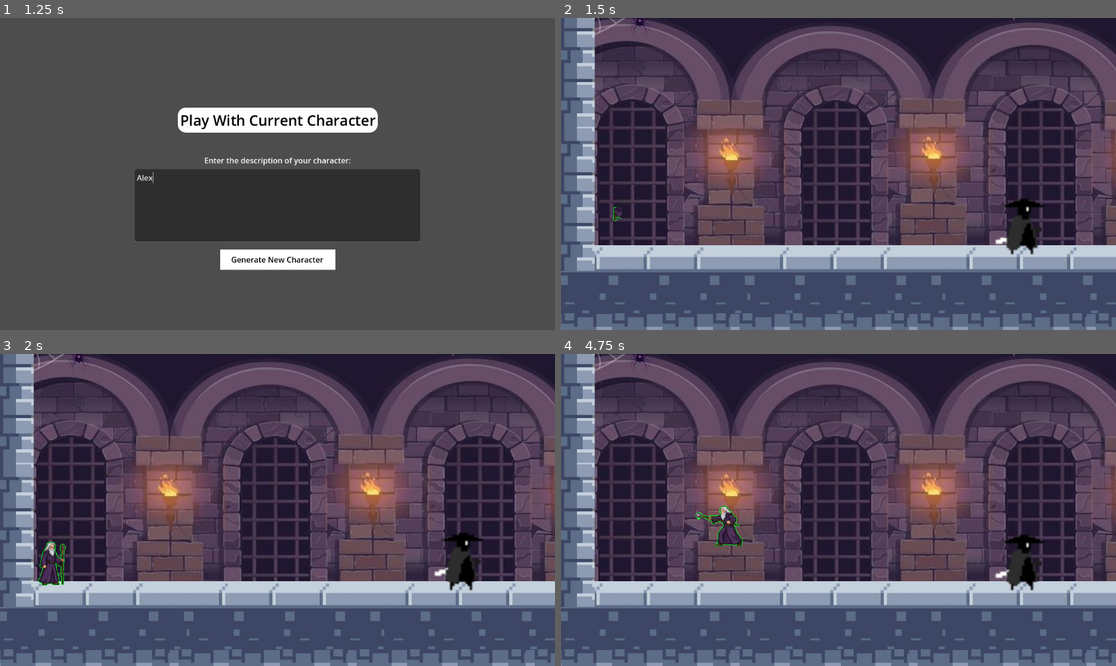
Above: before the commit, frames 1-4 (two rows, left to right).
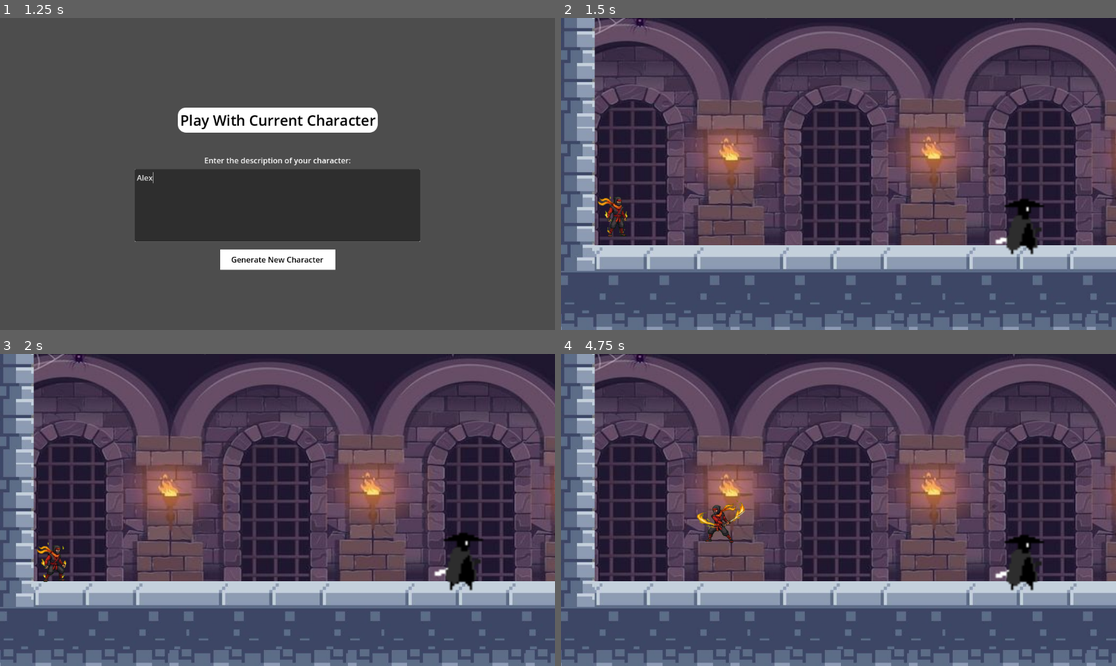
Above: after the commit, the same moments.

Repository: skyler-simpson/senior_design
Game: Godot game, scene res://Scenes/main_menu.tscn
The game is run twice, just before and just after one commit, with the same random seed, the same clock (stepped at 60 frames per second) and the same inputs.
Inputs (mouse positions are in pixels of both pictures, inside the frame that each line leads up to):
- Up to frame 1 (1.25 s): click (277, 205) at 0.52 s; type "Alex" at 0.6 s
- Up to frame 2 (1.5 s): click "Play With Current Character" at 1.25 s
- Up to frame 3 (2 s): no input
- Up to frame 4 (4.75 s): tap Enter (ui_accept) at 2, 2.27, 3.02, 4.52 s; move the mouse to (960, 494) at 2.02 s; hold A (move_right) 2.03-3.53 s; click (960, 494) at 2.1 s; move the mouse to (727, 525) at 2.77 s; click (727, 525) at 2.85 s; move the mouse to (894, 441) at 3.52 s; hold D (move_left) 3.53-4.28 s; right-click (894, 441) at 3.6 s; click (894, 441) at 3.8 s; move the mouse to (810, 572) at 4.27 s; hold A (move_right) from 4.28 s (still down); click (810, 572) at 4.35 s

Frame 1 is identical in both runs. In frame 2, 0.3% of the frame differs, in the area x 6-13%, y 57-71%; in frame 3, 0.5%; in frame 4, 0.7%, in the area x 24-34%, y 46-62%.

Commit message:
The pipeline is workinggit status

Diff:
--- a/src/Game Code/senior-design-project/Scenes/DarkSamurai.tscn
+++ b/src/Game Code/senior-design-project/Scenes/DarkSamurai.tscn
@@ -1,9 +1,9 @@
-[gd_scene load_steps=50 format=3 uid="uid://cyep4jp51tgi1"]
+[gd_scene load_steps=48 format=3 uid="uid://cyep4jp51tgi1"]
 
 [ext_resource type="Texture2D" uid="uid://dgnd6ukwfkv3d" path="res://Characters/Dark Samurai/DarkSamurai (64x64).png" id="1_jdu6q"]
 [ext_resource type="Script" uid="uid://pdx5yi0bik0w" path="res://Scenes/dark_samurai.gd" id="1_o0lna"]
 [ext_resource type="Shader" uid="uid://bils26opklynl" path="res://Scenes/remove_background.gdshader" id="2_ry6i8"]
-[ext_resource type="Texture2D" uid="uid://dabujji520hvs" path="res://Characters/TestingSprites/superman.png" id="5_sh0fd"]
+[ext_resource type="Texture2D" uid="uid://tketakmusafd" path="res://Characters/TestingSprites/game_image.png" id="3_ry6i8"]
 
 [sub_resource type="ShaderMaterial" id="ShaderMaterial_sh0fd"]
 shader = ExtResource("2_ry6i8")
@@ -11,24 +11,24 @@
 shader_parameter/tolerance = 0.2
 
 [sub_resource type="AtlasTexture" id="AtlasTexture_qnffg"]
-atlas = ExtResource("5_sh0fd")
-region = Rect2(0, 573, 188, 187)
+atlas = ExtResource("3_ry6i8")
+region = Rect2(0, 384, 128, 128)
 
 [sub_resource type="AtlasTexture" id="AtlasTexture_yc6j0"]
-atlas = ExtResource("5_sh0fd")
-region = Rect2(188, 573, 188, 187)
+atlas = ExtResource("3_ry6i8")
+region = Rect2(128, 384, 128, 128)
 
 [sub_resource type="AtlasTexture" id="AtlasTexture_0flfj"]
-atlas = ExtResource("5_sh0fd")
-region = Rect2(376, 573, 188, 187)
+atlas = ExtResource("3_ry6i8")
+region = Rect2(256, 384, 128, 128)
 
 [sub_resource type="AtlasTexture" id="AtlasTexture_yuuon"]
-atlas = ExtResource("5_sh0fd")
-region = Rect2(564, 573, 188, 187)
+atlas = ExtResource("3_ry6i8")
+region = Rect2(384, 384, 128, 128)
 
 [sub_resource type="AtlasTexture" id="AtlasTexture_ndt5e"]
-atlas = ExtResource("5_sh0fd")
-region = Rect2(752, 573, 188, 187)
+atlas = ExtResource("3_ry6i8")
+region = Rect2(512, 384, 128, 128)
 
 [sub_resource type="AtlasTexture" id="AtlasTexture_d0th6"]
 atlas = ExtResource("1_jdu6q")
@@ -74,18 +74,6 @@
 atlas = ExtResource("1_jdu6q")
 region = Rect2(448, 0, 64, 64)
 
-[sub_resource type="AtlasTexture" id="AtlasTexture_er4rn"]
-atlas = ExtResource("5_sh0fd")
-region = Rect2(0, 947, 188, 187)
-
-[sub_resource type="AtlasTexture" id="AtlasTexture_jmi8h"]
-atlas = ExtResource("5_sh0fd")
-region = Rect2(188, 947, 188, 187)
-
-[sub_resource type="AtlasTexture" id="AtlasTexture_x1yv7"]
-atlas = ExtResource("5_sh0fd")
-region = Rect2(376, 947, 188, 187)
-
 [sub_resource type="AtlasTexture" id="AtlasTexture_wtyr8"]
 atlas = ExtResource("1_jdu6q")
 region = Rect2(0, 320, 64, 64)
@@ -103,76 +91,80 @@
 region = Rect2(192, 320, 64, 64)
 
 [sub_resource type="AtlasTexture" id="AtlasTexture_pav62"]
-atlas = ExtResource("5_sh0fd")
-region = Rect2(0, 760, 188, 187)
+atlas = ExtResource("3_ry6i8")
+region = Rect2(0, 512, 128, 128)
 
 [sub_resource type="AtlasTexture" id="AtlasTexture_5ix66"]
-atlas = ExtResource("5_sh0fd")
-region = Rect2(188, 760, 188, 187)
+atlas = ExtResource("3_ry6i8")
+region = Rect2(128, 512, 128, 128)
 
 [sub_resource type="AtlasTexture" id="AtlasTexture_fhjkt"]
-atlas = ExtResource("5_sh0fd")
-region = Rect2(376, 760, 188, 187)
+atlas = ExtResource("3_ry6i8")
+region = Rect2(256, 512, 128, 128)
+
+[sub_resource type="AtlasTexture" id="AtlasTexture_3s06p"]
+atlas = ExtResource("3_ry6i8")
+region = Rect2(0, 0, 128, 128)
+
+[sub_resource type="AtlasTexture" id="AtlasTexture_wqdgv"]
+atlas = ExtResource("3_ry6i8")
+region = Rect2(128, 0, 128, 128)
+
+[sub_resource type="AtlasTexture" id="AtlasTexture_7nocx"]
+atlas = ExtResource("3_ry6i8")
+region = Rect2(256, 0, 128, 128)
+
+[sub_resource type="AtlasTexture" id="AtlasTexture_vgs03"]
+atlas = ExtResource("3_ry6i8")
+region = Rect2(384, 0, 128, 128)
+
+[sub_resource type="AtlasTexture" id="AtlasTexture_w2loj"]
+atlas = ExtResource("3_ry6i8")
+region = Rect2(512, 0, 128, 128)
+
+[sub_resource type="AtlasTexture" id="AtlasTexture_xovqh"]
+atlas = ExtResource("3_ry6i8")
+region = Rect2(0, 256, 128, 128)
+
+[sub_resource type="AtlasTexture" id="AtlasTexture_8cwhm"]
+atlas = ExtResource("3_ry6i8")
+region = Rect2(128, 256, 128, 128)
+
+[sub_resource type="AtlasTexture" id="AtlasTexture_mk68b"]
+atlas = ExtResource("3_ry6i8")
+region = Rect2(256, 256, 128, 128)
+
+[sub_resource type="AtlasTexture" id="AtlasTexture_7fa67"]
+atlas = ExtResource("3_ry6i8")
+region = Rect2(384, 256, 128, 128)
+
+[sub_resource type="AtlasTexture" id="AtlasTexture_fgxcd"]
+atlas = ExtResource("3_ry6i8")
+region = Rect2(512, 256, 128, 128)
+
+[sub_resource type="AtlasTexture" id="AtlasTexture_lyrkx"]
+atlas = ExtResource("3_ry6i8")
+region = Rect2(128, 0, 128, 128)
 
 [sub_resource type="AtlasTexture" id="AtlasTexture_env8q"]
-atlas = ExtResource("5_sh0fd")
-region = Rect2(0, 12, 188, 187)
+atlas = ExtResource("3_ry6i8")
+region = Rect2(0, 128, 128, 128)
 
 [sub_resource type="AtlasTexture" id="AtlasTexture_c313r"]
-atlas = ExtResource("5_sh0fd")
-region = Rect2(188, 12, 188, 187)
+atlas = ExtResource("3_ry6i8")
+region = Rect2(128, 128, 128, 128)
 
 [sub_resource type="AtlasTexture" id="AtlasTexture_2jwyr"]
-atlas = ExtResource("5_sh0fd")
-region = Rect2(376, 12, 188, 187)
+atlas = ExtResource("3_ry6i8")
+region = Rect2(256, 128, 128, 128)
 
 [sub_resource type="AtlasTexture" id="AtlasTexture_v5n7y"]
-atlas = ExtResource("5_sh0fd")
-region = Rect2(564, 12, 188, 187)
+atlas = ExtResource("3_ry6i8")
+region = Rect2(384, 128, 128, 128)
 
 [sub_resource type="AtlasTexture" id="AtlasTexture_xlvcm"]
-atlas = ExtResource("5_sh0fd")
-region = Rect2(752, 12, 188, 187)
-
-[sub_resource type="AtlasTexture" id="AtlasTexture_3s06p"]
-atlas = ExtResource("5_sh0fd")
-region = Rect2(0, 386, 188, 187)
-
-[sub_resource type="AtlasTexture" id="AtlasTexture_wqdgv"]
-atlas = ExtResource("5_sh0fd")
-region = Rect2(188, 386, 188, 187)
-
-[sub_resource type="AtlasTexture" id="AtlasTexture_7nocx"]
-atlas = ExtResource("5_sh0fd")
-region = Rect2(376, 386, 188, 187)
-
-[sub_resource type="AtlasTexture" id="AtlasTexture_vgs03"]
-atlas = ExtResource("5_sh0fd")
-region = Rect2(564, 386, 188, 187)
-
-[sub_resource type="AtlasTexture" id="AtlasTexture_w2loj"]
-atlas = ExtResource("5_sh0fd")
-region = Rect2(752, 386, 188, 187)
-
-[sub_resource type="AtlasTexture" id="AtlasTexture_xovqh"]
-atlas = ExtResource("5_sh0fd")
-region = Rect2(0, 199, 188, 187)
-
-[sub_resource type="AtlasTexture" id="AtlasTexture_8cwhm"]
-atlas = ExtResource("5_sh0fd")
-region = Rect2(188, 199, 188, 187)
-
-[sub_resource type="AtlasTexture" id="AtlasTexture_mk68b"]
-atlas = ExtResource("5_sh0fd")
-region = Rect2(376, 199, 188, 187)
-
-[sub_resource type="AtlasTexture" id="AtlasTexture_7fa67"]
-atlas = ExtResource("5_sh0fd")
-region = Rect2(564, 199, 188, 187)
-
-[sub_resource type="AtlasTexture" id="AtlasTexture_fgxcd"]
-atlas = ExtResource("5_sh0fd")
-region = Rect2(752, 199, 188, 187)
+atlas = ExtResource("3_ry6i8")
+region = Rect2(512, 128, 128, 128)
 
 [sub_resource type="SpriteFrames" id="SpriteFrames_wtyr8"]
 animations = [{
@@ -239,16 +231,7 @@
 "name": &"default",
 "speed": 5.0
 }, {
-"frames": [{
-"duration": 1.0,
-"texture": SubResource("AtlasTexture_er4rn")
-}, {
-"duration": 1.0,
-"texture": SubResource("AtlasTexture_jmi8h")
-}, {
-"duration": 1.0,
-"texture": SubResource("AtlasTexture_x1yv7")
-}],
+"frames": [],
 "loop": false,
 "name": &"die",
 "speed": 5.0
@@ -286,6 +269,49 @@
 }, {
 "frames": [{
 "duration": 1.0,
+"texture": SubResource("AtlasTexture_3s06p")
+}, {
+"duration": 1.0,
+"texture": SubResource("AtlasTexture_wqdgv")
+}, {
+"duration": 1.0,
+"texture": SubResource("AtlasTexture_7nocx")
+}, {
+"duration": 1.0,
+"texture": SubResource("AtlasTexture_vgs03")
+}, {
+"duration": 1.0,
+"texture": SubResource("AtlasTexture_w2loj")
+}],
+"loop": true,
+"name": &"idle",
+"speed": 5.0
+}, {
+"frames": [{
+"duration": 1.0,
+"texture": SubResource("AtlasTexture_xovqh")
+}, {
+"duration": 1.0,
+"texture": SubResource("AtlasTexture_8cwhm")
+}, {
+"duration": 1.0,
+"texture": SubResource("AtlasTexture_mk68b")
+}, {
+"duration": 1.0,
+"texture": SubResource("AtlasTexture_7fa67")
+}, {
+"duration": 1.0,
+"texture": SubResource("AtlasTexture_fgxcd")
+}],
+"loop": true,
+"name": &"jumping",
+"speed": 5.0
+}, {
+"frames": [{
+"duration": 1.0,
+"texture": SubResource("AtlasTexture_lyrkx")
+}, {
+"duration": 1.0,
 "texture": SubResource("AtlasTexture_env8q")
 }, {
 "duration": 1.0,
@@ -299,46 +325,6 @@
 }, {
 "duration": 1.0,
 "texture": SubResource("AtlasTexture_xlvcm")
-}],
-"loop": true,
-"name": &"idle",
-"speed": 5.0
-}, {
-"frames": [{
-"duration": 1.0,
-"texture": SubResource("AtlasTexture_3s06p")
-}, {
-"duration": 1.0,
-"texture": SubResource("AtlasTexture_wqdgv")
-}, {
-"duration": 1.0,
-"texture": SubResource("AtlasTexture_7nocx")
-}, {
-"duration": 1.0,
-"texture": SubResource("AtlasTexture_vgs03")
-}, {
-"duration": 1.0,
-"texture": SubResource("AtlasTexture_w2loj")
-}],
-"loop": true,
-"name": &"jumping",
-"speed": 5.0
-}, {
-"frames": [{
-"duration": 1.0,
-"texture": SubResource("AtlasTexture_xovqh")
-}, {
-"duration": 1.0,
-"texture": SubResource("AtlasTexture_8cwhm")
-}, {
-"duration": 1.0,
-"texture": SubResource("AtlasTexture_mk68b")
-}, {
-"duration": 1.0,
-"texture": SubResource("AtlasTexture_7fa67")
-}, {
-"duration": 1.0,
-"texture": SubResource("AtlasTexture_fgxcd")
 }],
 "loop": true,
 "name": &"running",
--- a/src/Game Code/senior-design-project/Scenes/dark_samurai.gd
+++ b/src/Game Code/senior-design-project/Scenes/dark_samurai.gd
@@ -48,25 +48,53 @@
 func _load_default_sprite():
 	print("No custom skin found. Loading default wizard.")
 	# Because wizard.png is a native game asset, we can safely use load()
-	var default_texture = load("res://Characters/TestingSprites/wizard.png")
+	var default_texture = load("res://Characters/TestingSprites/testing_192.png")
 	apply_new_spritesheet(default_texture)
 
 func apply_new_spritesheet(new_texture: Texture2D):
 	var frames = samurai.sprite_frames
 	if not frames:
-		print("Error: No SpriteFrames found on the AnimatedSprite2D!")
-		return
-
-	# Loop through every animation (idle, running, attack1, etc.)
+		return
+
+	var new_cell_size = 192
+
 	for anim_name in frames.get_animation_names():
-		# Loop through every frame in that animation
+		# Find which row this animation should live on (0-5)
+		var row = _get_row_index_for_animation(anim_name)
+
 		for i in range(frames.get_frame_count(anim_name)):
 			var frame_tex = frames.get_frame_texture(anim_name, i)
 
-			# Ensure the frame is an AtlasTexture (extracted from a sprite sheet)
 			if frame_tex is AtlasTexture:
-				# Swap the base image!
-				frame_tex.atlas = new_texture
+				# CRITICAL: Make the resource unique so it doesn't
+				# overwrite other animations sharing this frame index
+				var unique_frame = frame_tex.duplicate()
+
+				# 1. Swap the image
+				unique_frame.atlas = new_texture
+
+				# 2. Set the Region to the correct 192px "Bucket"
+				# Column = frame index, Row = determined by animation name
+				unique_frame.region = Rect2(
+					i * new_cell_size,
+					row * new_cell_size,
+					new_cell_size,
+					new_cell_size
+				)
+
+				# 3. Push the unique, corrected frame back into the SpriteFrames
+				frames.set_frame(anim_name, i, unique_frame)
+
+# This helper maps your Godot animation names to your Python Row logic
+func _get_row_index_for_animation(anim_name: String) -> int:
+	var n = anim_name.to_lower()
+	if "idle" in n: return 0
+	if "run" in n or "walk" in n: return 1
+	if "jump" in n: return 2
+	if "attack" in n: return 3
+	if "hit" in n or "hurt" in n: return 4
+	if "death" in n or "die" in n: return 5
+	return 0
 
 func _physics_process(delta: float) -> void:
 	# If the player is dead then stop all movement
Binary file added: src/Game Code/senior-design-project/Characters/TestingSprites/custom_skin.png
Not shown, added: src/Game Code/senior-design-project/Characters/TestingSprites/custom_skin.png.import
Binary file added: src/Game Code/senior-design-project/Characters/TestingSprites/game_image.png
Not shown, added: src/Game Code/senior-design-project/Characters/TestingSprites/game_image.png.import
Binary file added: src/Game Code/senior-design-project/Characters/TestingSprites/game_image_before.png
Not shown, added: src/Game Code/senior-design-project/Characters/TestingSprites/game_image_before.png.import
Binary file added: src/Game Code/senior-design-project/Characters/TestingSprites/testing_192.png
Not shown, added: src/Game Code/senior-design-project/Characters/TestingSprites/testing_192.png.import
Not shown, changed: src/Game Code/senior-design-project/generator.py
